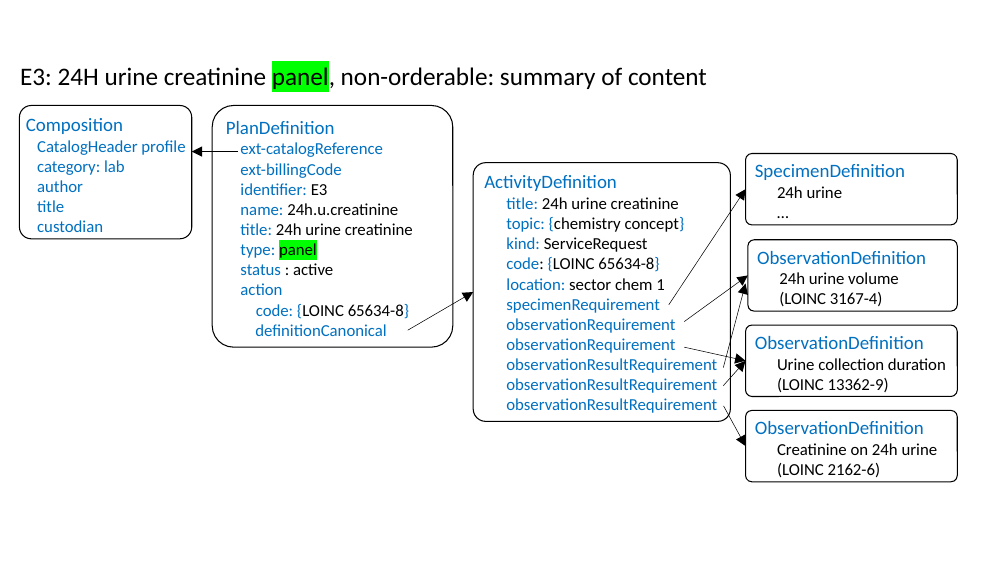
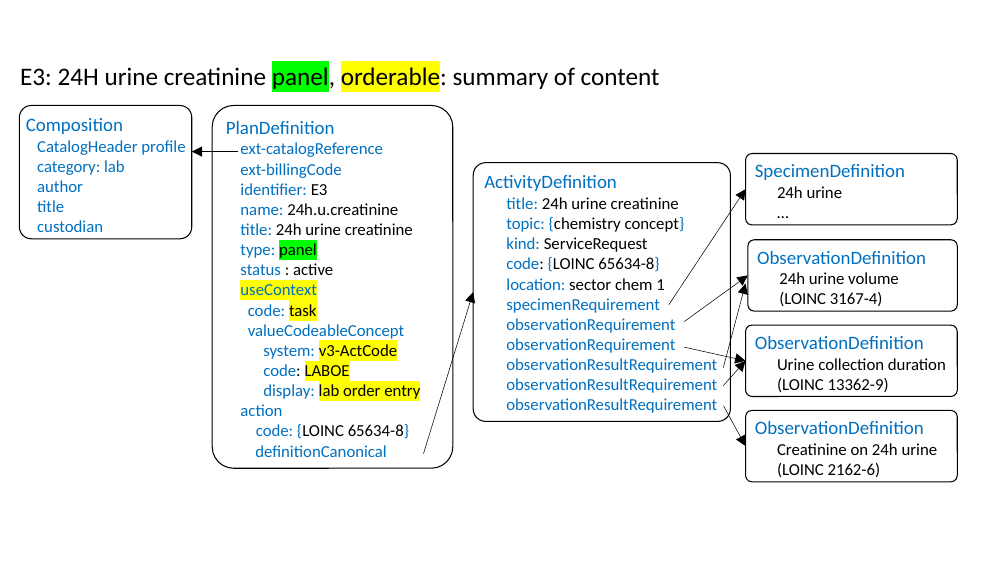
Before and after one commit to HL7/fhir-order-catalog, a slide deck: slide 1 of input/images-source/LabExampleE3Technical.pptx. Drawn at 1008x567 pixels with LibreOffice and Linux fonts; fonts in the diff are those of the drawing. Boxes give left, top, right and bottom in pixels: in the first picture for what was removed or moved away, otherwise in the second. Text is boxed around its words. In the diff, an @@ line names an element or a change of style, - is before the commit and + after.

```diff
--- a/input/images-source/LabExampleE3Technical.pptx
+++ b/input/images-source/LabExampleE3Technical.pptx
@@ text at (x1=20, y1=64, x2=660, y2=91): text changed @@
-E3: 24H urine creatinine panel, non-orderable: summary of content
+E3: 24H urine creatinine panel, orderable: summary of content
@@ rounded rectangle "PlanDefinition" resized from (x1=212, y1=105, x2=453, y2=347) to (x1=212, y1=105, x2=453, y2=468) @@
@@ text in rounded rectangle at (x1=240, y1=284, x2=420, y2=399): paragraphs added @@
+useContext
+code: task
+valueCodeableConcept
+system: v3-ActCode
+code: LABOE
+display: lab order entry
@@ arrow moved from (408, 330) - (473, 292) to (423, 454) - (473, 292) @@
```
Also in this commit, not shown: 18 other files.
